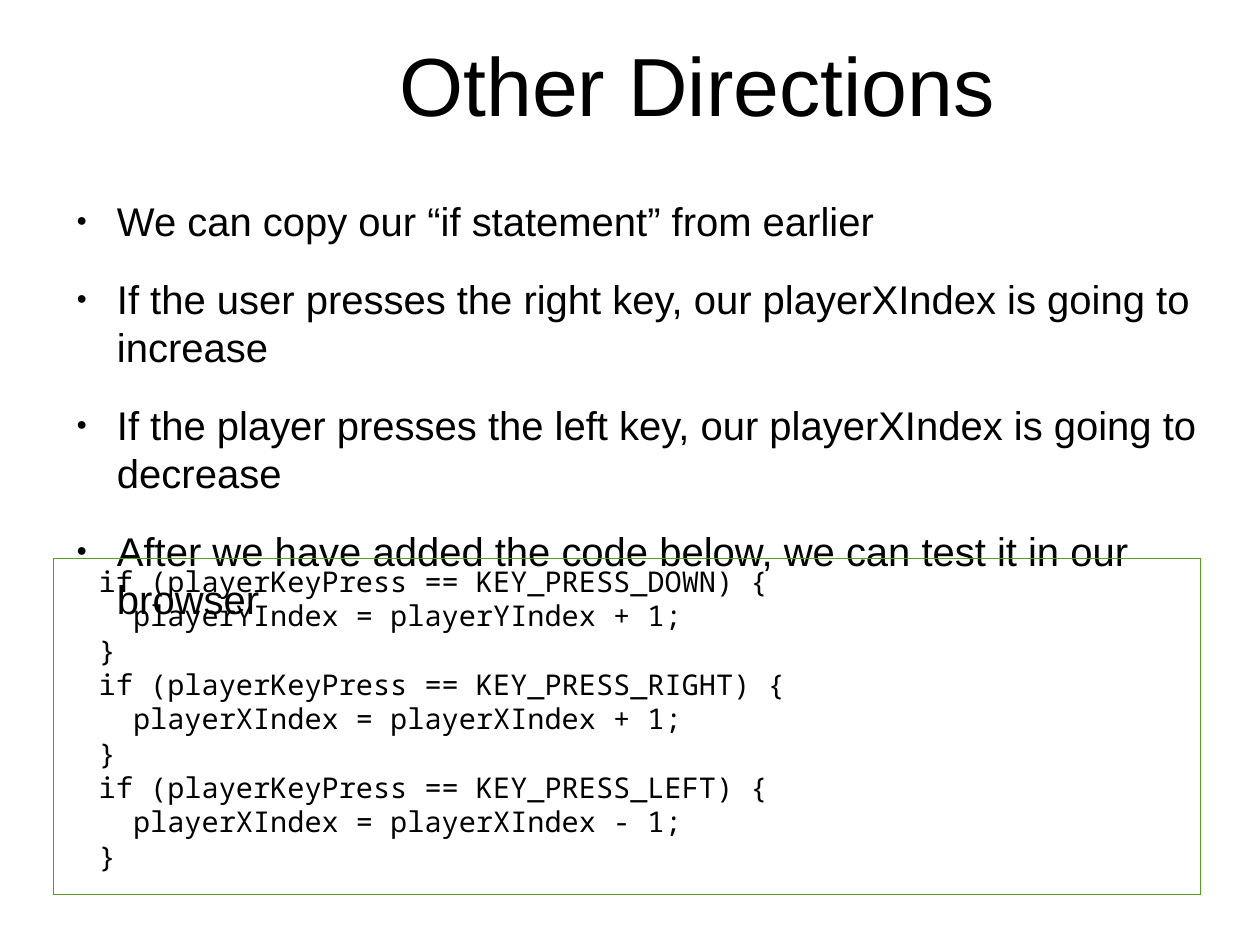
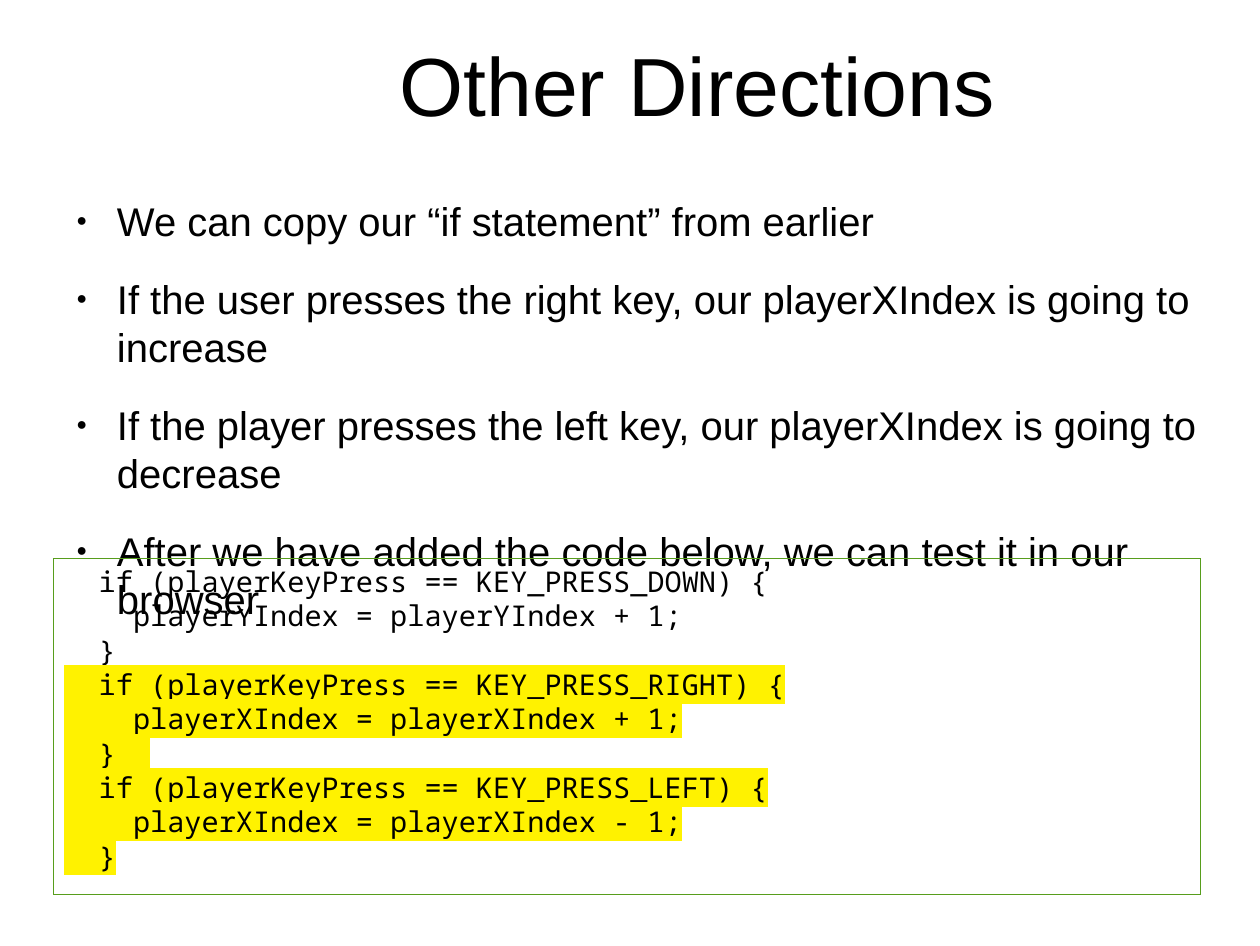
Before and after one commit to originalgrego/Webtris, a slide deck: slide 21 of Webtris - Explorathon 2019.odp (slide 20 before the commit). Drawn at 1260x946 pixels with LibreOffice and Linux fonts; fonts in the diff are those of the drawing; background and template pictures are left out. Boxes give left, top, right and bottom in pixels: in the first picture for what was removed or moved away, otherwise in the second. Text is boxed around its words. In the diff, an @@ line names an element or a change of style, - is before the commit and + after.

```diff
--- a/Webtris - Explorathon 2019.odp
+++ b/Webtris - Explorathon 2019.odp
@@ text in rectangle at (99,673,750,839): highlight none to #FFF200 in "if (playerKeyPress == KEY_PRESS_RIGHT) {", "playerXIndex = playerXIndex + 1;", "}", "if (playerKeyPress == KEY_PRESS_LEFT) {" and 2 more places @@
```
Also in this commit, not shown: 5 other slides changed, 4 slides added.
